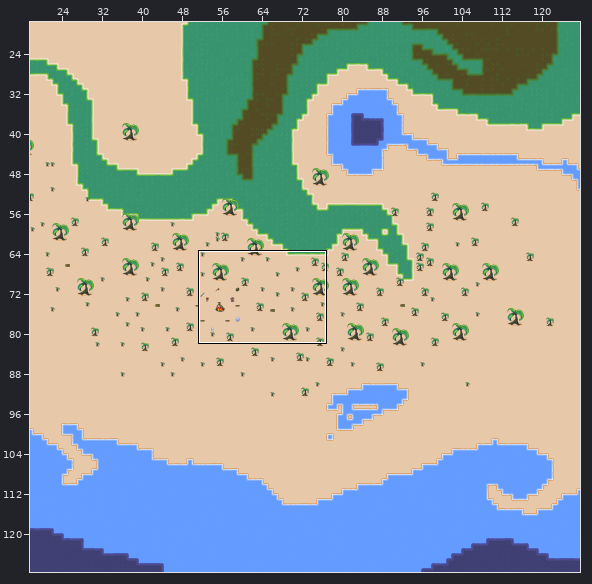
One commit to this Tiled map: src/map/solidity.tmx. Above: a wide view before the commit, with the close-up outlined.
Close-up. As it was:
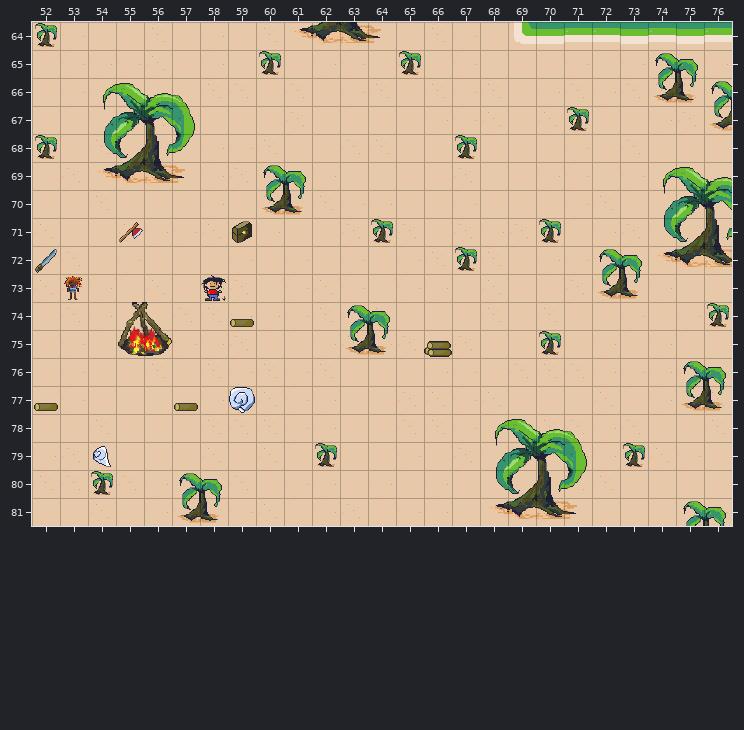
Cells are 32x32 px. Shown: x 52..76, y 64..81. The commit also changed other parts of the map, which this record leaves out.
Now the later version:
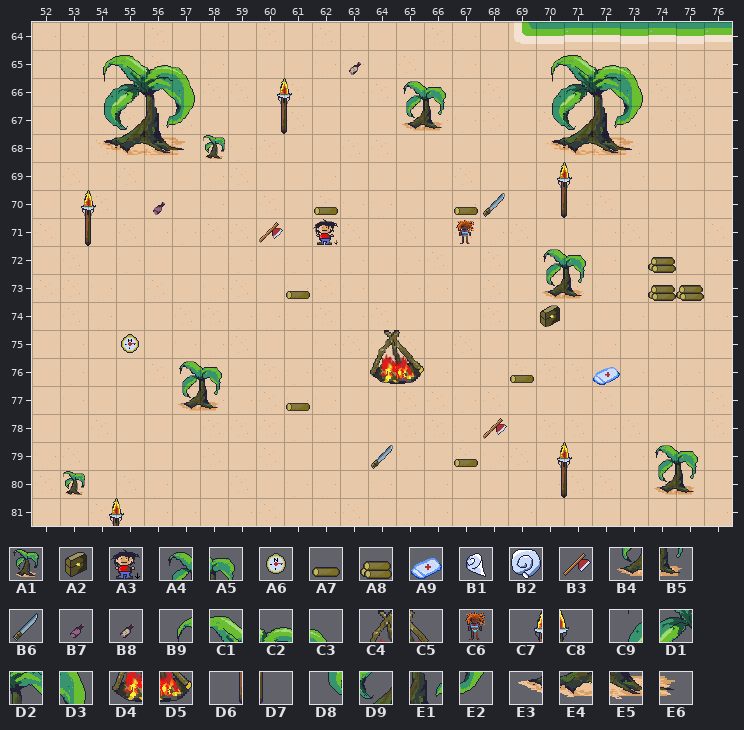
Key: from "basic-sprites": A1 0 "BabyPalm", A2 2 "Chest", A3 4, A4 8 "Palm", A5 9 "Palm", A6 14 "Compass", A7 16 "WoodLog", A8 17 "WoodLogStack", A9 18 "Medpack", B1 19 "Conch", B2 20 "Shell", B3 22 "Handaxe", B4 24 "Palm", B5 25 "Palm", B6 26 "Machete", B7 28 "Bottle", B8 29 "BottleWithMessage", B9 32 "GreatPalm", C1 33 "GreatPalm", C2 34 "GreatPalm", C3 35 "GreatPalm", C4 36 "BigCampfire", C5 37 "BigCampfire", C6 38, C7 40, C8 41, C9 48 "GreatPalm", D1 49 "GreatPalm", D2 50 "GreatPalm", D3 51 "GreatPalm", D4 52 "BigCampfire", D5 53 "BigCampfire", D6 56, D7 57, D8 64 "GreatPalm", D9 65 "GreatPalm", E1 66 "GreatPalm", E2 67 "GreatPalm", E3 80 "GreatPalm", E4 81 "GreatPalm", E5 82 "GreatPalm", E6 83 "GreatPalm".
__ is an empty cell.
Tiles replaced or removed in this view: A1, A2, A3, A4, A5, A7, A8, B1, B2, B3, B4, B5, B6, B9, C1, C2, C3, C4, C5, C6, C9, D1, D2, D3, D4, D5, D8, D9, E1, E2, E3, E4, E5, E6.
Tiles of an added or newly shown layer are drawn over the layers below it.
Difference:
Changed rows in their new state; .. is an unchanged cell.
Layer "flora":
first column x 52:
64 __ .. .. .. .. .. .. .. .. __ __ __ __ .. .. .. .. .. .. .. .. .. .. .. ..
65 .. .. B9 C1 C2 C3 .. .. __ .. .. .. .. __ .. .. .. .. B9 C1 C2 C3 __ __ ..
66 .. .. C9 D1 D2 D3 .. .. .. .. .. .. .. A4 A5 .. .. .. C9 D1 D2 D3 __ __ __
67 .. .. D8 D9 E1 E2 .. .. .. .. .. .. .. B4 B5 .. .. .. D8 D9 E1 E2 .. .. __
68 __ .. E3 E4 E5 E6 A1 .. .. .. .. .. .. .. .. __ .. .. E3 E4 E5 E6 .. .. ..
69 .. .. __ __ __ __ .. .. __ __ .. .. .. .. .. .. .. .. .. .. .. .. __ __ __
70 .. .. .. .. .. .. .. .. __ __ .. .. .. .. .. .. .. .. .. .. .. .. __ __ __
71 .. .. .. __ .. .. .. __ .. .. .. .. __ .. .. .. .. .. __ .. .. .. __ __ __
72 __ .. .. .. .. .. .. .. .. .. .. .. .. .. .. __ .. .. A4 A5 __ __ __ __ __
73 .. __ .. .. .. .. __ .. .. .. .. .. .. .. .. .. .. .. B4 B5 __ __ .. .. ..
74 .. .. .. __ __ .. .. __ .. .. .. __ __ .. .. .. .. .. .. .. .. .. .. .. __
75 .. .. .. __ __ .. .. .. .. .. .. __ __ .. __ .. .. .. __ .. .. .. .. .. ..
76 .. .. .. .. .. A4 A5 .. .. .. .. .. .. .. .. .. .. .. .. .. .. .. .. __ __
77 __ .. .. .. .. B4 B5 __ .. .. .. .. .. .. .. .. .. .. .. .. .. .. .. __ __
78 .. .. .. .. .. .. .. .. .. .. .. .. .. .. .. .. __ __ __ __ .. .. .. .. ..
79 .. .. __ .. .. .. .. .. .. .. __ .. .. .. .. .. __ __ __ __ .. __ A4 A5 ..
80 .. A1 __ .. .. __ __ .. .. .. .. .. .. .. .. .. __ __ __ __ .. .. B4 B5 ..
81 .. .. .. .. .. __ __ .. .. .. .. .. .. .. .. .. __ __ __ __ .. .. .. __ __
Layer "camp" (added):
first column x 53:
65 .. .. .. .. .. .. .. .. .. .. B8 .. .. .. .. .. .. .. .. .. .. .. ..
66 .. .. .. .. .. .. .. C7 C8 .. .. .. .. .. .. .. .. .. .. .. .. .. ..
67 .. .. .. .. .. .. .. D6 D7 .. .. .. .. .. .. .. .. .. .. .. .. .. ..
69 .. .. .. .. .. .. .. .. .. .. .. .. .. .. .. .. .. C7 C8 .. .. .. ..
70 C7 C8 .. B7 .. .. .. .. .. A7 .. .. .. .. A7 B6 .. D6 D7 .. .. .. ..
71 D6 D7 .. .. .. .. .. B3 .. A3 .. .. .. .. C6 .. .. .. .. .. .. .. ..
72 .. .. .. .. .. .. .. .. .. .. .. .. .. .. .. .. .. .. .. .. .. A8 ..
73 .. .. .. .. .. .. .. .. A7 .. .. .. .. .. .. .. .. .. .. .. .. A8 A8
74 .. .. .. .. .. .. .. .. .. .. .. .. .. .. .. .. .. A2 .. .. .. .. ..
75 .. .. A6 .. .. .. .. .. .. .. .. C4 C5 .. .. .. .. .. .. .. .. .. ..
76 .. .. .. .. .. .. .. .. .. .. .. D4 D5 .. .. .. A7 .. .. A9 .. .. ..
77 .. .. .. .. .. .. .. .. A7 .. .. .. .. .. .. .. .. .. .. .. .. .. ..
78 .. .. .. .. .. .. .. .. .. .. .. .. .. .. .. B3 .. .. .. .. .. .. ..
79 .. .. .. .. .. .. .. .. .. .. .. B6 .. .. A7 .. .. C7 C8 .. .. .. ..
80 .. .. .. .. .. .. .. .. .. .. .. .. .. .. .. .. .. D6 D7 .. .. .. ..
81 .. C7 C8 .. .. .. .. .. .. .. .. .. .. .. .. .. .. .. .. .. .. .. ..
